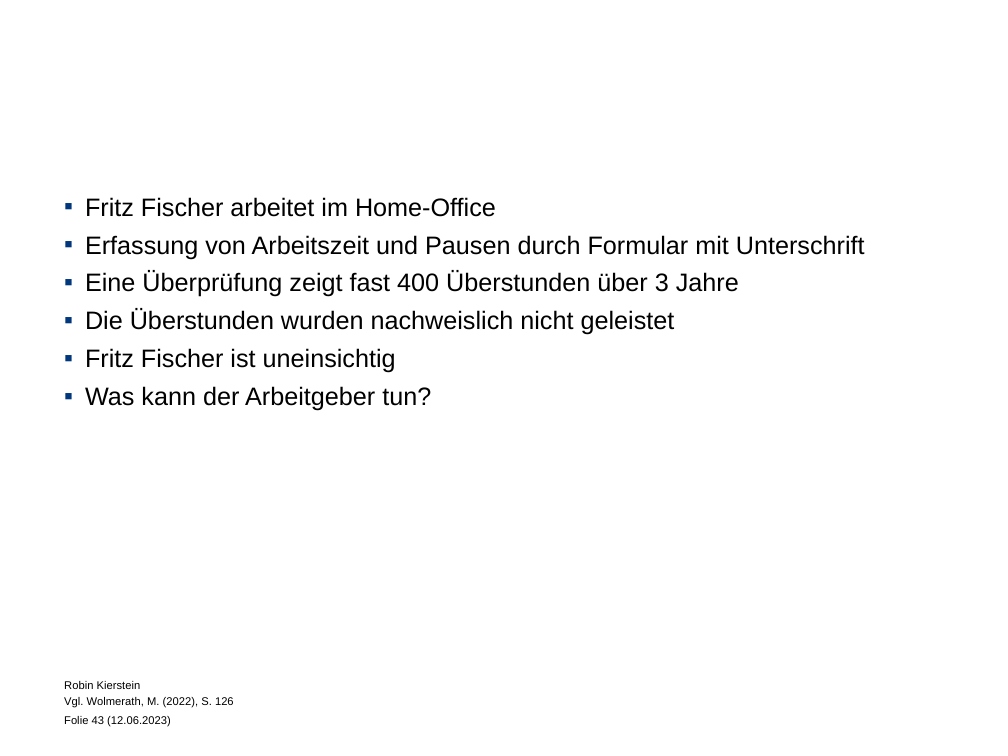
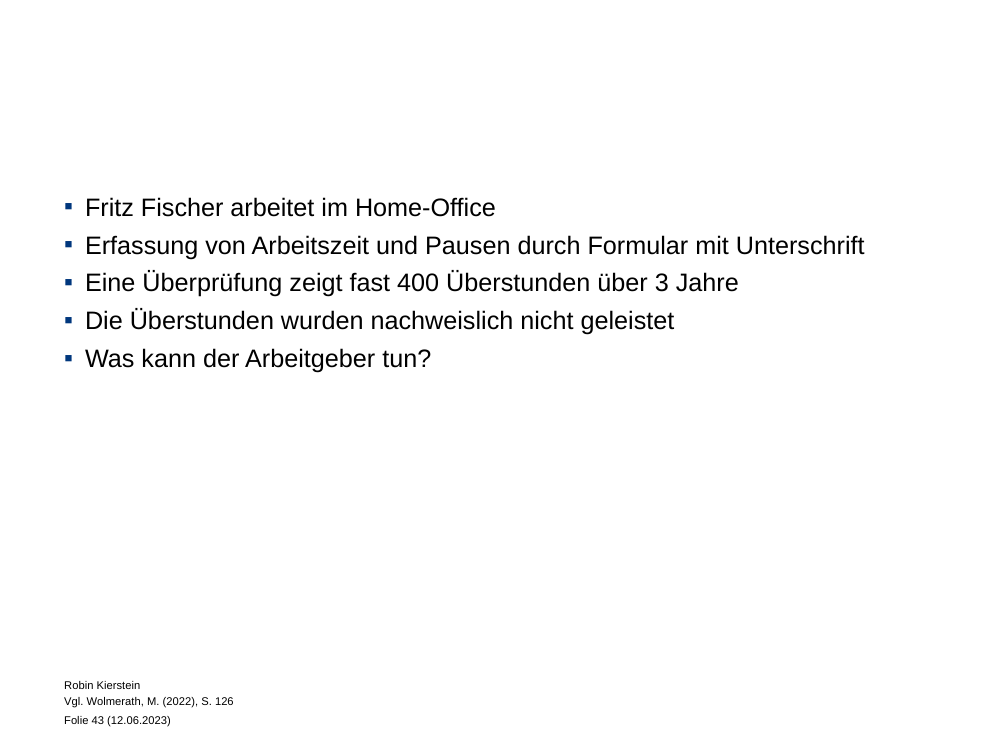
Before and after one commit to Debkou/Weorkshop, a slide deck: slide 43 of kuendigung_12-06_kaktuell.pptx. Drawn at 1008x756 pixels with LibreOffice and Linux fonts; fonts in the diff are those of the drawing; background and template pictures are left out. Boxes give left, top, right and bottom in pixels: in the first picture for what was removed or moved away, otherwise in the second. Text is boxed around its words. In the diff, an @@ line names an element or a change of style, - is before the commit and + after.

```diff
--- a/kuendigung_12-06_kaktuell.pptx
+++ b/kuendigung_12-06_kaktuell.pptx
@@ text at (85, 348, 396, 373): paragraph removed @@
-▪ Fritz Fischer ist uneinsichtig
```
Also in this commit, not shown: 3 other slides changed.
